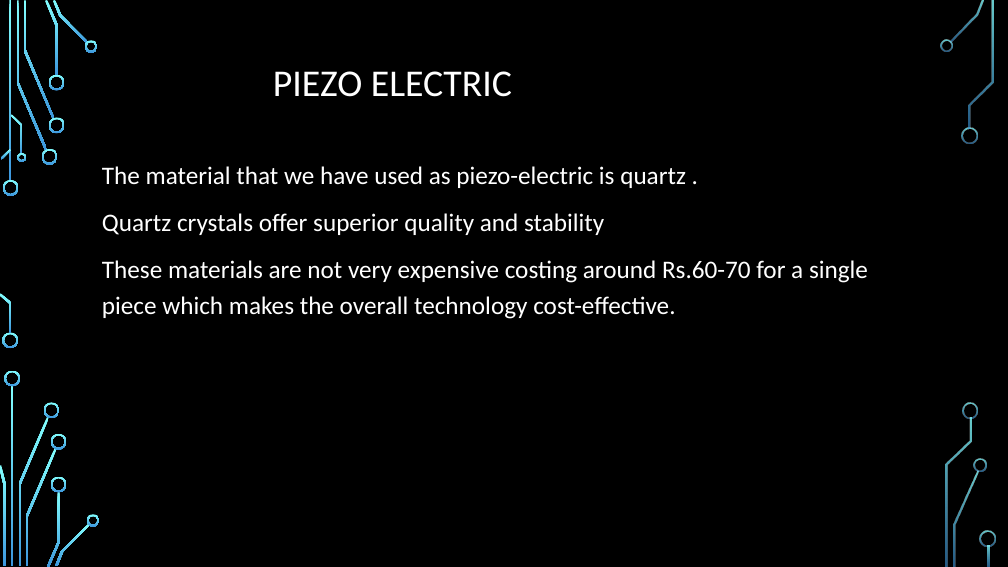
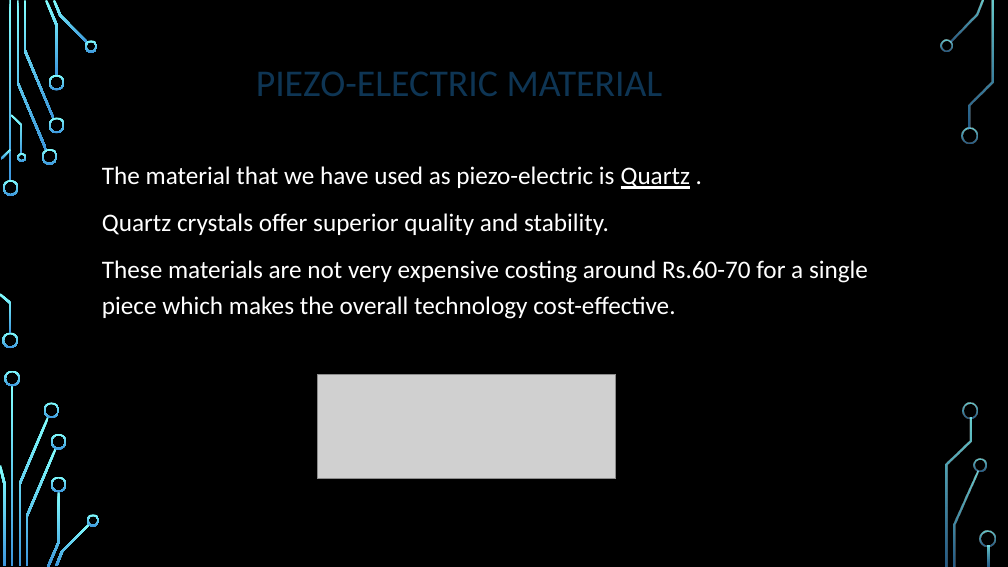
Before and after one commit to Abbashozefa/MINI-PROJECT-SEM1, a slide deck: slide 12 of mini project sem 1.pptx (slide 10 before the commit). Drawn at 1008x567 pixels with LibreOffice and Linux fonts; fonts in the diff are those of the drawing; grey boxes stand for pictures; background and template pictures are left out. Boxes give left, top, right and bottom in pixels: in the first picture for what was removed or moved away, otherwise in the second. Text is boxed around its words. In the diff, an @@ line names an element or a change of style, - is before the commit and + after.

```diff
--- a/mini project sem 1.pptx
+++ b/mini project sem 1.pptx
@@ title at [256,71,663,96]: text changed; text colour #FFFFFF to #0E3554 @@
-PIEZO ELECTRIC
+PIEZO-ELECTRIC MATERIAL
@@ text at [102,166,690,235]: text changed @@
-The material that we have used as piezo-electric is quartz .
-Quartz crystals offer superior quality and stability
+The material that we have used as piezo-electric is Quartz .
+Quartz crystals offer superior quality and stability.
@@ picture added at [318,374,616,479] @@
```
Also in this commit, not shown: 13 other slides changed, 6 slides added, 1 slide removed.
